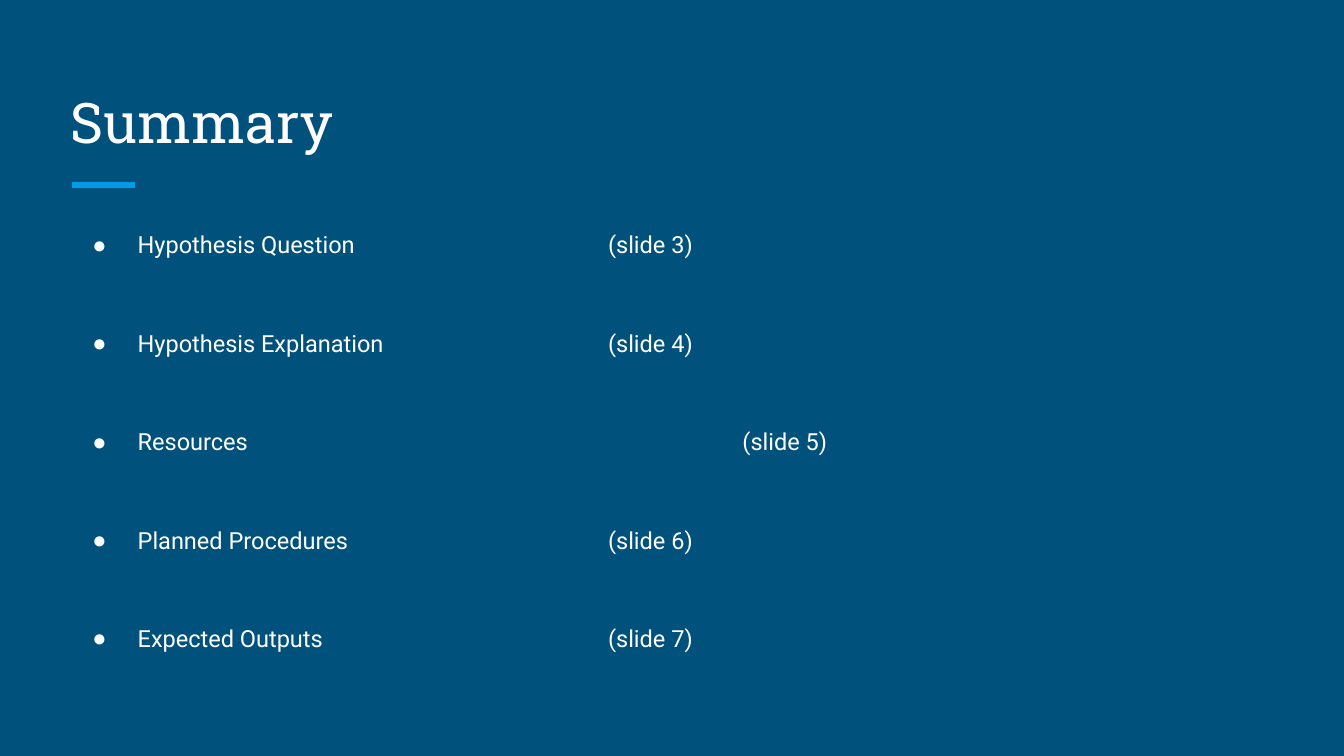
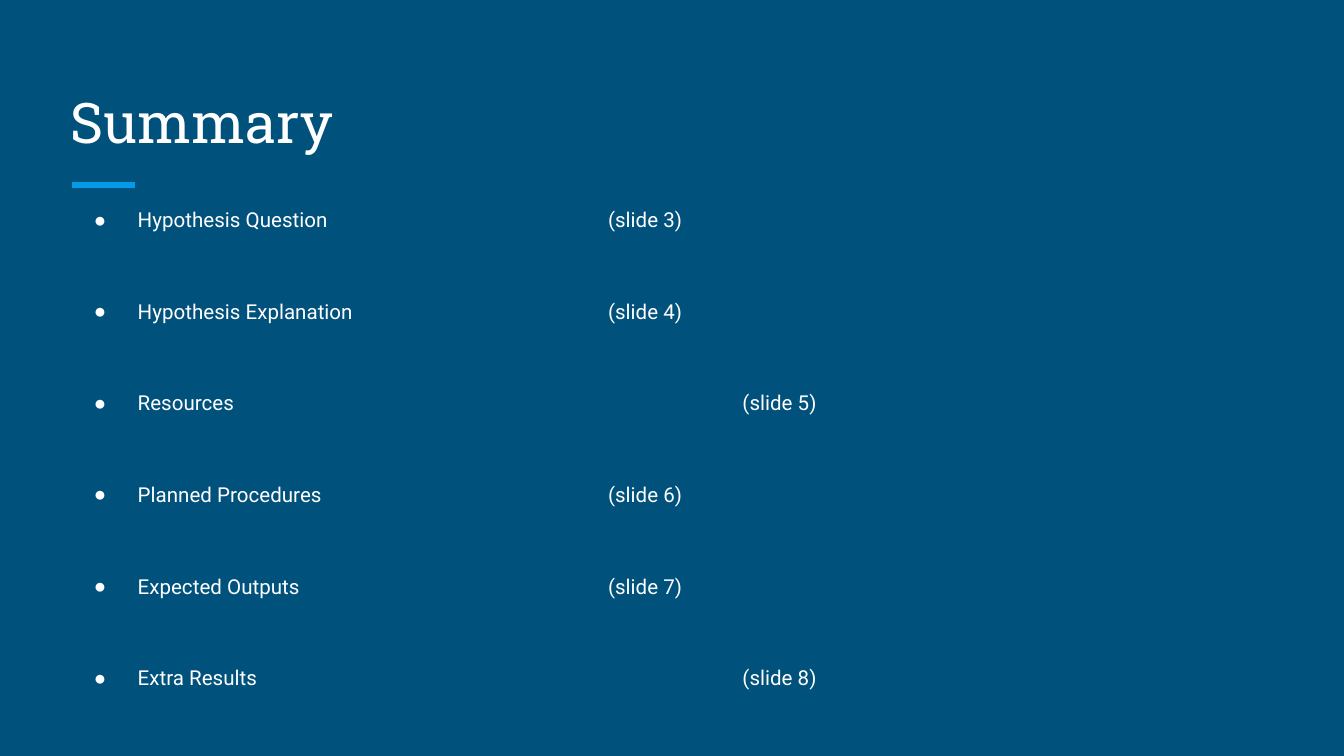
Before and after one commit to JBaconQa/cs2704project, a slide deck: slide 2 of cs2704proposal.pptx. Drawn at 1344x756 pixels with LibreOffice and Linux fonts; fonts in the diff are those of the drawing. Boxes give left, top, right and bottom in pixels: in the first picture for what was removed or moved away, otherwise in the second. Text is boxed around its words. In the diff, an @@ line names an element or a change of style, - is before the commit and + after.

```diff
--- a/cs2704proposal.pptx
+++ b/cs2704proposal.pptx
@@ text "Hypothesis Question (slide 3)": place and size @@
-text "Hypothesis Question (slide 3)" at <box>138,234,692,652</box>
+text "Hypothesis Question (slide 3)" at <box>138,210,817,690</box>
@@ text at <box>138,210,682,599</box>: size 12.6 to 11 pt in "Hypothesis Question (slide 3)", "Hypothesis Explanation (slide 4)", "Resources (slide 5)", "Planned Procedures (slide 6)" and 1 more places; indent changed @@
@@ text at <box>138,393,817,690</box>: paragraph added @@
+● Extra Results (slide 8)
```
Also in this commit, not shown: 2 other slides changed, 1 slide added.
